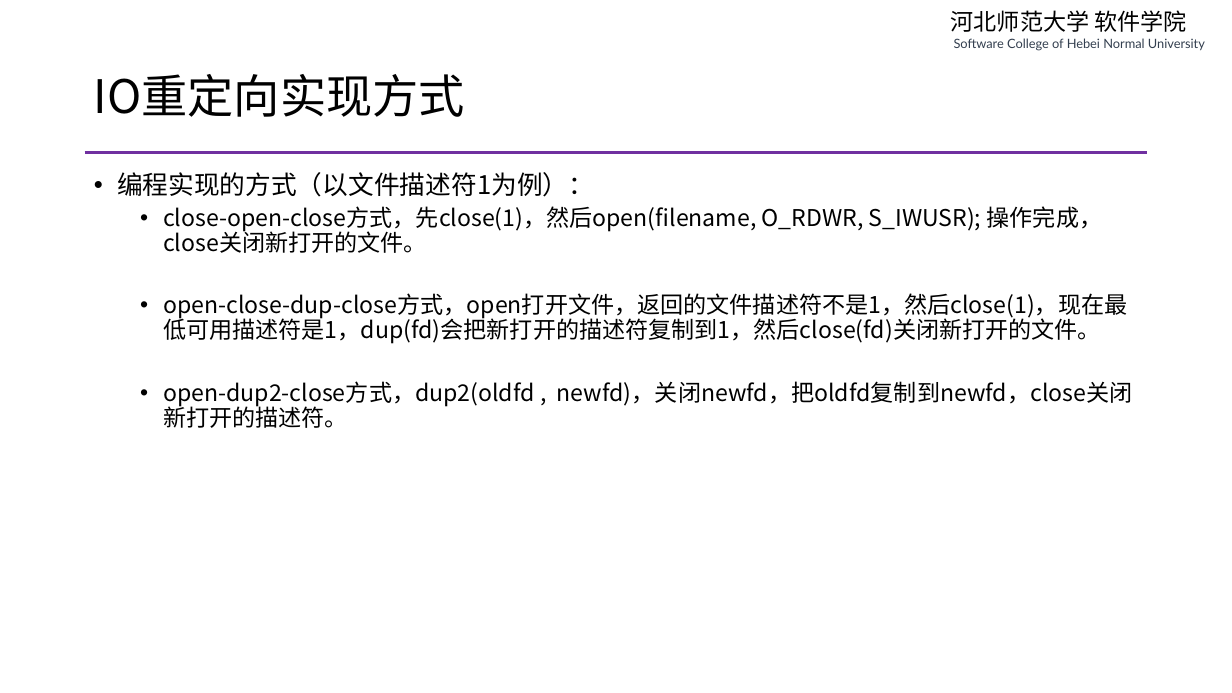
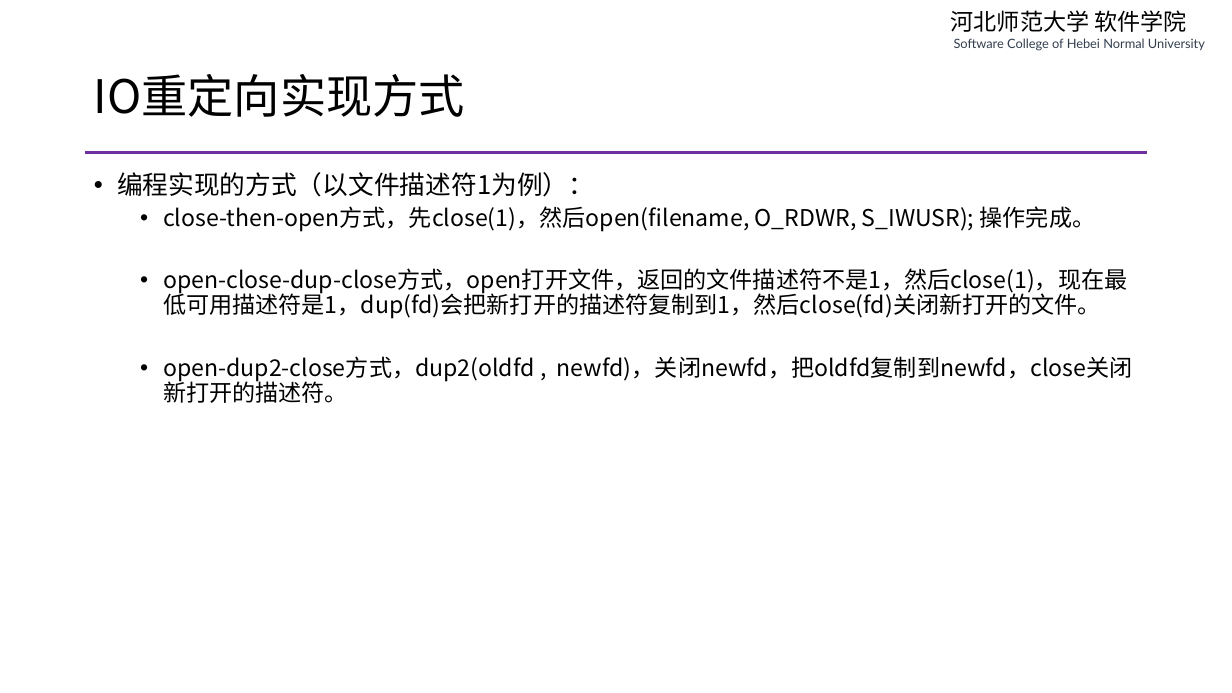
Before and after one commit to edu2act/course-php-serverside-development-on-linux, a slide deck: slide 23 of materials/slides/ch05-vim-and-linux-system-programming.pptx. Drawn at 1232x693 pixels with LibreOffice and Linux fonts; fonts in the diff are those of the drawing. Boxes give left, top, right and bottom in pixels: in the first picture for what was removed or moved away, otherwise in the second. Text is boxed around its words. In the diff, an @@ line names an element or a change of style, - is before the commit and + after.

```diff
--- a/materials/slides/ch05-vim-and-linux-system-programming.pptx
+++ b/materials/slides/ch05-vim-and-linux-system-programming.pptx
@@ text at box(163, 206, 1095, 231): text changed @@
-  • close-open-close方式，先close(1)，然后open(filename, O_RDWR, S_IWUSR); 操作完成，close关闭新打开的文件。
+  • close-then-open方式，先close(1)，然后open(filename, O_RDWR, S_IWUSR); 操作完成。
```
Also in this commit, not shown: 3 other files.
